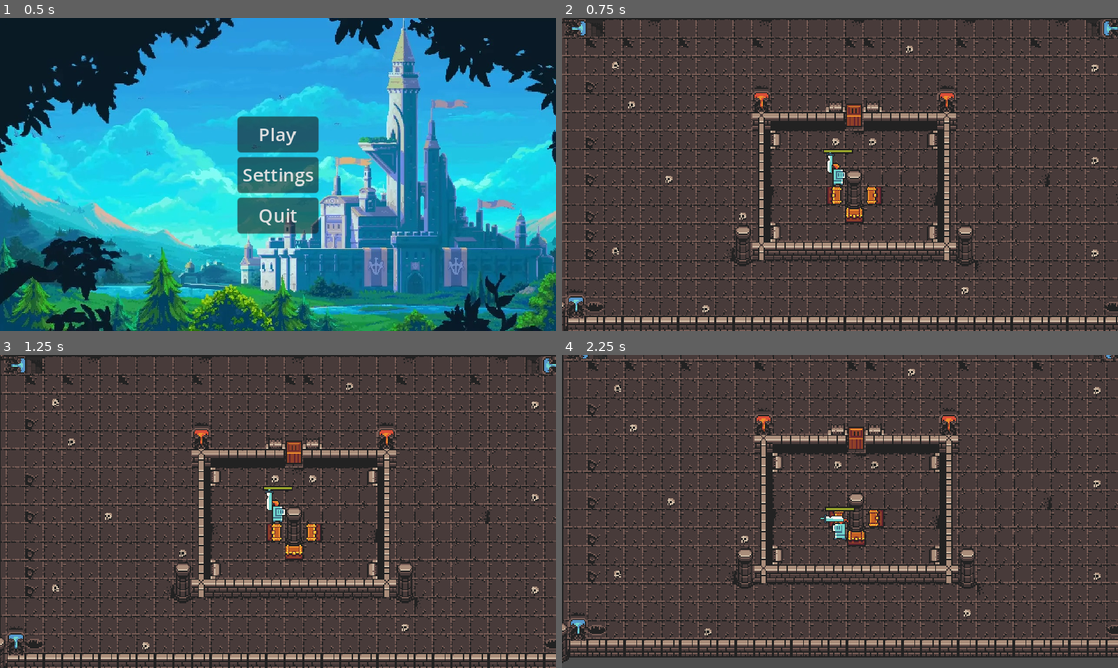
Above: before the commit, frames 1-4 (two rows, left to right).
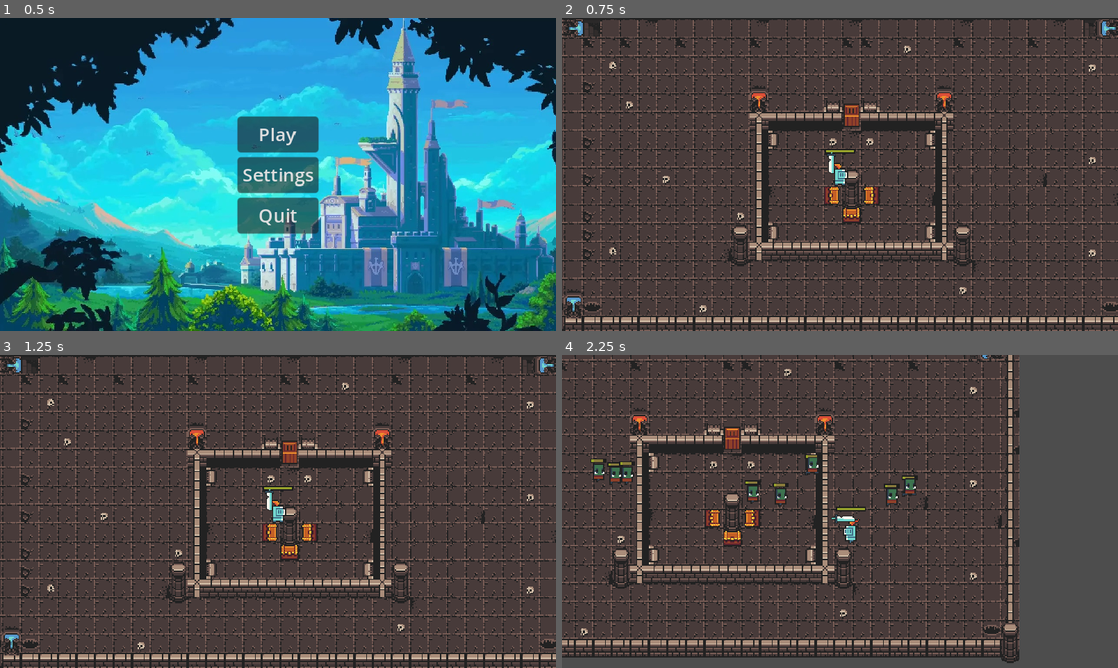
Above: after the commit, the same moments.

Repository: baieteala/simulare
Game: Godot game, scene res://scenes/Menu/Menu.tscn
Same seed, same stepped clock (60 frames per second), same inputs: the game is played once before the commit and once after it.
Inputs (mouse positions are in pixels of both pictures, inside the frame that each line leads up to):
- Up to frame 1 (0.5 s): no input
- Up to frame 2 (0.75 s): click "Play" at 0.5 s
- Up to frame 3 (1.25 s): no input
- Up to frame 4 (2.25 s): move the mouse to (962, 495) at 1.27 s; hold D (right) 1.28-2.03 s; tap Space (ui_select) at 1.35, 1.52, 1.82, 2.1 s; move the mouse to (728, 527) at 2.02 s; hold S (down) from 2.03 s (still down)

Frame 1 is identical in both runs. In frame 2, 30% of the frame differs, in the area x 0-100%, y 0-100%; in frame 3, 33%; in frame 4, 38%, in the area x 0-100%, y 0-99%.

Commit message:
Enemies spawning + jump to the next level

Diff:
--- a/proiect-simulare/Game.gd
+++ b/proiect-simulare/Game.gd
@@ -1,6 +1,7 @@
 extends Node2D
 
 @onready var pause_menu = $PauseMenu
+@onready var timer = get_node("Timer")
 var state = false
 
 # Called every frame. 'delta' is the elapsed time since the previous frame.
@@ -9,12 +10,15 @@
 		print("se ajunge aici la pauza")
 		pause()
 
+func _ready():
+	timer.start()
+
 func pause():
 	if state:
 		#Input.set_mouse_mode(Input.MOUSE_MODE_CAPTURED)
 		pause_menu.hide()
 		get_tree().paused = false
-	else:
+
 		#Input.set_mouse_mode(Input.MOUSE_MODE_VISIBLE)
 		get_tree().paused = true
 		pause_menu.show()
--- a/proiect-simulare/Game.tscn
+++ b/proiect-simulare/Game.tscn
@@ -28,3 +28,9 @@
 offset_top = 121.0
 offset_right = 107.0
 offset_bottom = 121.0
+
+[node name="Timer" type="Timer" parent="."]
+process_callback = 0
+wait_time = 5.0
+
+[connection signal="timeout" from="Timer" to="EntryRoom" method="_on_timer_timeout"]
--- /dev/null
+++ b/proiect-simulare/Utils/GlobalVariables.gd
@@ -0,0 +1,3 @@
+extends Node
+
+var num_of_enemies := 0
--- /dev/null
+++ b/proiect-simulare/Utils/TransitionScene.gd
@@ -0,0 +1,22 @@
+extends CanvasLayer
+
+signal on_transition_finished
+
+@onready var color_rect = get_node("ColorRect")
+@onready var animation_player = get_node("AnimationPlayer")
+# Called when the node enters the scene tree for the first time.
+func _ready():
+	color_rect.visible = false
+	animation_player.animation_finished.connect(_on_animation_finished)
+
+
+func _on_animation_finished(animation_name):
+	if animation_name == "fade_to_black":
+		on_transition_finished.emit()
+		animation_player.play("fade_to_normal")
+	elif animation_name == "fade_to_normal":
+		color_rect.visible = false
+
+func transition():
+	color_rect.visible = true
+	animation_player.play("fade_to_black")
--- /dev/null
+++ b/proiect-simulare/Utils/TransitionScene.tscn
@@ -0,0 +1,74 @@
+[gd_scene load_steps=6 format=3 uid="uid://1c4apn3q1uuv"]
+
+[ext_resource type="Script" path="res://Utils/TransitionScene.gd" id="1_lqx4q"]
+
+[sub_resource type="Animation" id="Animation_nyjpq"]
+resource_name = "fade_to_black"
+length = 0.4
+tracks/0/type = "value"
+tracks/0/imported = false
+tracks/0/enabled = true
+tracks/0/path = NodePath("ColorRect:modulate")
+tracks/0/interp = 1
+tracks/0/loop_wrap = true
+tracks/0/keys = {
+"times": PackedFloat32Array(0, 0.4),
+"transitions": PackedFloat32Array(1, 1),
+"update": 0,
+"values": [Color(1, 1, 1, 0), Color(1, 1, 1, 1)]
+}
+
+[sub_resource type="Animation" id="Animation_0h67u"]
+length = 0.001
+tracks/0/type = "value"
+tracks/0/imported = false
+tracks/0/enabled = true
+tracks/0/path = NodePath("ColorRect:modulate")
+tracks/0/interp = 1
+tracks/0/loop_wrap = true
+tracks/0/keys = {
+"times": PackedFloat32Array(0),
+"transitions": PackedFloat32Array(1),
+"update": 0,
+"values": [Color(1, 1, 1, 0)]
+}
+
+[sub_resource type="Animation" id="Animation_mxeld"]
+resource_name = "fade_to_normal"
+length = 0.4
+tracks/0/type = "value"
+tracks/0/imported = false
+tracks/0/enabled = true
+tracks/0/path = NodePath("ColorRect:modulate")
+tracks/0/interp = 1
+tracks/0/loop_wrap = true
+tracks/0/keys = {
+"times": PackedFloat32Array(0, 0.4),
+"transitions": PackedFloat32Array(1, 1),
+"update": 0,
+"values": [Color(1, 1, 1, 1), Color(1, 1, 1, 0)]
+}
+
+[sub_resource type="AnimationLibrary" id="AnimationLibrary_tcxm1"]
+_data = {
+"RESET": SubResource("Animation_0h67u"),
+"fade_to_black": SubResource("Animation_nyjpq"),
+"fade_to_normal": SubResource("Animation_mxeld")
+}
+
+[node name="TransitionScene" type="CanvasLayer"]
+script = ExtResource("1_lqx4q")
+
+[node name="ColorRect" type="ColorRect" parent="."]
+modulate = Color(1, 1, 1, 0)
+anchors_preset = 15
+anchor_right = 1.0
+anchor_bottom = 1.0
+grow_horizontal = 2
+grow_vertical = 2
+color = Color(0.162591, 0.0100587, 0.0246556, 1)
+
+[node name="AnimationPlayer" type="AnimationPlayer" parent="."]
+libraries = {
+"": SubResource("AnimationLibrary_tcxm1")
+}
--- a/proiect-simulare/project.godot
+++ b/proiect-simulare/project.godot
@@ -18,6 +18,8 @@
 [autoload]
 
 BackgroundMusic="*res://BackgroundMusic.tscn"
+TransitionScene="*res://Utils/TransitionScene.tscn"
+GlobalVariables="*res://Utils/GlobalVariables.gd"
 
 [display]
 
--- a/proiect-simulare/scenes/Characters/Enemies/enemy.gd
+++ b/proiect-simulare/scenes/Characters/Enemies/enemy.gd
@@ -27,9 +27,3 @@
 func _physics_process(delta):
 	if is_instance_valid(player):
 		position += (player.position - position) / acceleration
-
-	# Check for collision with player's hitbox
-	# Assuming player's hitbox is an Area2D node with a body_entered signal connected
-	# Replace "PlayerHitbox" with the actual name of the player's hitbox node
-	#if player.sword_hitbox.is_colliding():
-		#player.take_damage(DAMAGE_AMOUNT, velocity.normalized(), KNOCKBACK_FORCE)
--- a/proiect-simulare/scenes/Characters/FSM.gd
+++ b/proiect-simulare/scenes/Characters/FSM.gd
@@ -1,3 +1,4 @@
+# abstract class for all the ch aracters states
 extends Node
 class_name FiniteStateMachine
 
--- a/proiect-simulare/scenes/Characters/Player/FiniteStateMachine.gd
+++ b/proiect-simulare/scenes/Characters/Player/FiniteStateMachine.gd
@@ -8,7 +8,6 @@
 
 func _ready() -> void:
 	set_state(states.idle)
-
 
 func _state_logic(_delta: float) -> void:
 	if state == states.idle or state == states.move:
--- a/proiect-simulare/scenes/Characters/Player/player.gd
+++ b/proiect-simulare/scenes/Characters/Player/player.gd
@@ -1,5 +1,6 @@
 extends Character
 
+const second_room = preload("res://scenes/Rooms/SecondRoom.tscn")
 @onready var sword: Node2D = get_node("Sword")
 @onready var sword_animation: AnimationPlayer = sword.get_node("SwordAnimation")
 @onready var sword_hitbox: Area2D = get_node("Sword/Node2D/Sprite/Hitbox")
@@ -56,3 +57,10 @@
 	else:
 		state_machine.set_state(state_machine.states.dead)
 		velocity += dir * force * 2
+
+
+func _on_area_2d_area_entered(area):
+	if GlobalVariables.num_of_enemies == 0 and area.is_in_group("go_to_second_room"):
+		TransitionScene.transition()
+		await TransitionScene.on_transition_finished
+		get_tree().change_scene_to_packed(second_room)
--- a/proiect-simulare/scenes/Characters/Player/player.tscn
+++ b/proiect-simulare/scenes/Characters/Player/player.tscn
@@ -19,6 +19,9 @@
 [ext_resource type="Texture2D" uid="uid://t0plulgxmpag" path="res://art/tiles_simulare/frames/weapon_anime_sword.png" id="12_6blbv"]
 [ext_resource type="Script" path="res://scenes/Characters/Hitbox.gd" id="13_ful3i"]
 
+[sub_resource type="CircleShape2D" id="CircleShape2D_fhty2"]
+radius = 8.0
+
 [sub_resource type="SpriteFrames" id="SpriteFrames_bp6me"]
 animations = [{
 "frames": [{
@@ -72,9 +75,6 @@
 "name": &"move",
 "speed": 5.0
 }]
-
-[sub_resource type="CircleShape2D" id="CircleShape2D_ax3ac"]
-radius = 6.0
 
 [sub_resource type="Animation" id="Animation_wygqm"]
 length = 0.001
@@ -401,14 +401,17 @@
 offset_right = 12.0
 offset_bottom = -15.0
 
-[node name="AnimatedSprite2D" parent="." index="1"]
+[node name="Area2D" parent="." index="1" groups=["player"]]
+
+[node name="CollisionShape2D" parent="Area2D" index="0"]
+position = Vector2(2.08165e-12, 5)
+scale = Vector2(0.9, 0.9)
+shape = SubResource("CircleShape2D_fhty2")
+
+[node name="AnimatedSprite2D" parent="." index="2"]
 sprite_frames = SubResource("SpriteFrames_bp6me")
 animation = &"idle"
 frame = 1
-
-[node name="CollisionShape2D" parent="." index="2"]
-position = Vector2(0, 7)
-shape = SubResource("CircleShape2D_ax3ac")
 
 [node name="AnimationPlayer" parent="." index="3"]
 libraries = {
@@ -450,3 +453,5 @@
 [node name="Camera" type="Camera2D" parent="." index="6"]
 position = Vector2(0, 4)
 position_smoothing_enabled = true
+
+[connection signal="area_entered" from="Area2D" to="." method="_on_area_2d_area_entered"]
--- a/proiect-simulare/scenes/Characters/character.gd
+++ b/proiect-simulare/scenes/Characters/character.gd
@@ -24,3 +24,6 @@
 	movingDirection = movingDirection.normalized()
 	velocity += movingDirection * acceleration
 	velocity = velocity.limit_length(maxSpeed)
+
+func take_damage(dam: int, dir: Vector2, force: int) -> void:
+	pass
--- a/proiect-simulare/scenes/Characters/character.tscn
+++ b/proiect-simulare/scenes/Characters/character.tscn
@@ -6,9 +6,11 @@
 [node name="Character" type="CharacterBody2D"]
 script = ExtResource("1_yis44")
 
+[node name="Area2D" type="Area2D" parent="."]
+
+[node name="CollisionShape2D" type="CollisionShape2D" parent="Area2D"]
+
 [node name="AnimatedSprite2D" type="AnimatedSprite2D" parent="."]
-
-[node name="CollisionShape2D" type="CollisionShape2D" parent="."]
 
 [node name="AnimationPlayer" type="AnimationPlayer" parent="."]
 
--- a/proiect-simulare/scenes/Rooms/EntryRoom.gd
+++ b/proiect-simulare/scenes/Rooms/EntryRoom.gd
@@ -1,17 +1,42 @@
 extends Node2D
 
 var orc_scene = preload("res://scenes/Characters/Enemies/Orc/orc.tscn")
-
+var number_of_enemies := 0
+var time_passed : float = 0
+@onready var game = get_parent()
 # Called when the node enters the scene tree for the first time.
 func _ready():
-	print("Este folosita aceasta functie!")
-	# todo momentan nu mai spawnam :))
-	#for n in 2:
-		#var orc := orc_scene.instantiate()
-		#orc.position = Vector2(randf_range(0,500),100)
-		#add_child(orc)
+	print(GlobalVariables.num_of_enemies)
 
 
 # Called every frame. 'delta' is the elapsed time since the previous frame.
 func _process(delta):
 	pass
+
+func _input(event):
+	# easter egg :)))))
+	# ui_select = spacebar
+	if event.is_action("ui_select") and event.is_pressed():
+		var orc := orc_scene.instantiate()
+		orc.position = Vector2(randf_range(0,500),100)
+		game.add_child(orc)
+		GlobalVariables.num_of_enemies += 2
+
+func _physics_process(delta):
+	pass
+
+func spawn_enemy():
+	# putem sa spawnam altfel cand om avea si alti monstrii :)))
+	var orc := orc_scene.instantiate()
+	orc.position = Vector2(randf_range(0,500),100)
+	game.add_child(orc)
+	GlobalVariables.num_of_enemies += 1
+
+
+func _on_timer_timeout():
+	var timer = get_parent().get_node("Timer")
+	time_passed += timer.time_left
+	if time_passed <= 30:
+		spawn_enemy()
+	else:
+		timer.stop()
--- a/proiect-simulare/scenes/Rooms/EntryRoom.tscn
+++ b/proiect-simulare/scenes/Rooms/EntryRoom.tscn
@@ -1814,6 +1814,7 @@
 19:25/0 = 0
 19:25/0/physics_layer_0/linear_velocity = Vector2(0, 0)
 19:25/0/physics_layer_0/angular_velocity = 0.0
+19:25/0/physics_layer_0/polygon_0/points = PackedVector2Array(-8, -8, 8, -8, 8, 8, -8, 8)
 20:25/0 = 0
 20:25/0/physics_layer_0/linear_velocity = Vector2(0, 0)
 20:25/0/physics_layer_0/angular_velocity = 0.0
@@ -1835,6 +1836,7 @@
 19:26/0 = 0
 19:26/0/physics_layer_0/linear_velocity = Vector2(0, 0)
 19:26/0/physics_layer_0/angular_velocity = 0.0
+19:26/0/physics_layer_0/polygon_0/points = PackedVector2Array(-8, -8, 8, -8, 8, 8, -8, 8)
 20:26/0 = 0
 20:26/0/physics_layer_0/linear_velocity = Vector2(0, 0)
 20:26/0/physics_layer_0/angular_velocity = 0.0
@@ -1895,6 +1897,7 @@
 19:27/0 = 0
 19:27/0/physics_layer_0/linear_velocity = Vector2(0, 0)
 19:27/0/physics_layer_0/angular_velocity = 0.0
+19:27/0/physics_layer_0/polygon_0/points = PackedVector2Array(-8, -8, 8, -8, 8, 8, -8, 8)
 20:27/0 = 0
 20:27/0/physics_layer_0/linear_velocity = Vector2(0, 0)
 20:27/0/physics_layer_0/angular_velocity = 0.0
@@ -4312,6 +4315,7 @@
 19:25/0 = 0
 19:25/0/physics_layer_0/linear_velocity = Vector2(0, 0)
 19:25/0/physics_layer_0/angular_velocity = 0.0
+19:25/0/physics_layer_0/polygon_0/points = PackedVector2Array(-8, -8, 8, -8, 8, 8, -8, 8)
 20:25/0 = 0
 20:25/0/physics_layer_0/linear_velocity = Vector2(0, 0)
 20:25/0/physics_layer_0/angular_velocity = 0.0
@@ -4330,6 +4334,7 @@
 19:26/0 = 0
 19:26/0/physics_layer_0/linear_velocity = Vector2(0, 0)
 19:26/0/physics_layer_0/angular_velocity = 0.0
+19:26/0/physics_layer_0/polygon_0/points = PackedVector2Array(-8, -8, 8, -8, 8, 8, -8, 8)
 20:26/0 = 0
 20:26/0/physics_layer_0/linear_velocity = Vector2(0, 0)
 20:26/0/physics_layer_0/angular_velocity = 0.0
@@ -4390,6 +4395,7 @@
 19:27/0 = 0
 19:27/0/physics_layer_0/linear_velocity = Vector2(0, 0)
 19:27/0/physics_layer_0/angular_velocity = 0.0
+19:27/0/physics_layer_0/polygon_0/points = PackedVector2Array(-8, -8, 8, -8, 8, 8, -8, 8)
 20:27/0 = 0
 20:27/0/physics_layer_0/linear_velocity = Vector2(0, 0)
 20:27/0/physics_layer_0/angular_velocity = 0.0
@@ -4787,6 +4793,7 @@
 10:4/0 = 0
 10:4/0/physics_layer_0/linear_velocity = Vector2(0, 0)
 10:4/0/physics_layer_0/angular_velocity = 0.0
+10:4/0/physics_layer_0/polygon_0/points = PackedVector2Array(-8, -8, 8, -8, 8, 8, -8, 8)
 11:4/0 = 0
 11:4/0/physics_layer_0/linear_velocity = Vector2(0, 0)
 11:4/0/physics_layer_0/angular_velocity = 0.0
@@ -4829,6 +4836,7 @@
 10:5/0 = 0
 10:5/0/physics_layer_0/linear_velocity = Vector2(0, 0)
 10:5/0/physics_layer_0/angular_velocity = 0.0
+10:5/0/physics_layer_0/polygon_0/points = PackedVector2Array(-8, -8, 2, -8, 1.875, 8, -8, 8)
 11:5/0 = 0
 11:5/0/physics_layer_0/linear_velocity = Vector2(0, 0)
 11:5/0/physics_layer_0/angular_velocity = 0.0
@@ -5142,16 +5150,26 @@
 sources/2 = SubResource("TileSetAtlasSource_1w6v5")
 sources/3 = SubResource("TileSetAtlasSource_lk5x4")
 
+[sub_resource type="CircleShape2D" id="CircleShape2D_ogivb"]
+radius = 8.06226
+
 [node name="EntryRoom" type="Node2D"]
 script = ExtResource("1_27g8j")
 
 [node name="Room" type="TileMap" parent="."]
 tile_set = SubResource("TileSet_f58nv")
 format = 2
-layer_0/tile_data = PackedInt32Array(0, 0, 0, 1, 0, 0, 2, 0, …(1697 unchanged characters)… 919, 131072, 0, 720918, 131072, 0, 786452, 131072, 0, 786451, 131072, 0, 786450, 131072, 0, 720913, …(8403 unchanged characters)…
+layer_0/tile_data = PackedInt32Array(0, 0, 0, 1, 0, 0, 2, 0, …(1697 unchanged characters)… 919, 131072, 0, 720918, 131072, 0, 786451, 131072, 0, 786450, 131072, 0, 720913, …(8403 unchanged characters)…
 script = ExtResource("1_27g8j")
 
 [node name="Room design" type="TileMap" parent="."]
 tile_set = SubResource("TileSet_3s42l")
 format = 2
 layer_0/tile_data = PackedInt32Array(131074, 65537, 1610612741, 131100, 65537, 5, 786434, 65537, 1610612741, 786460, 65 …(2078 unchanged characters)…
+
+[node name="Area2D" type="Area2D" parent="." groups=["go_to_second_room"]]
+position = Vector2(36, 23)
+
+[node name="CollisionShape2D" type="CollisionShape2D" parent="Area2D"]
+position = Vector2(-12, -15)
+shape = SubResource("CircleShape2D_ogivb")
Not shown: 1 places in proiect-simulare/scenes/Rooms/EntryRoom.tscn that only renumber resources
